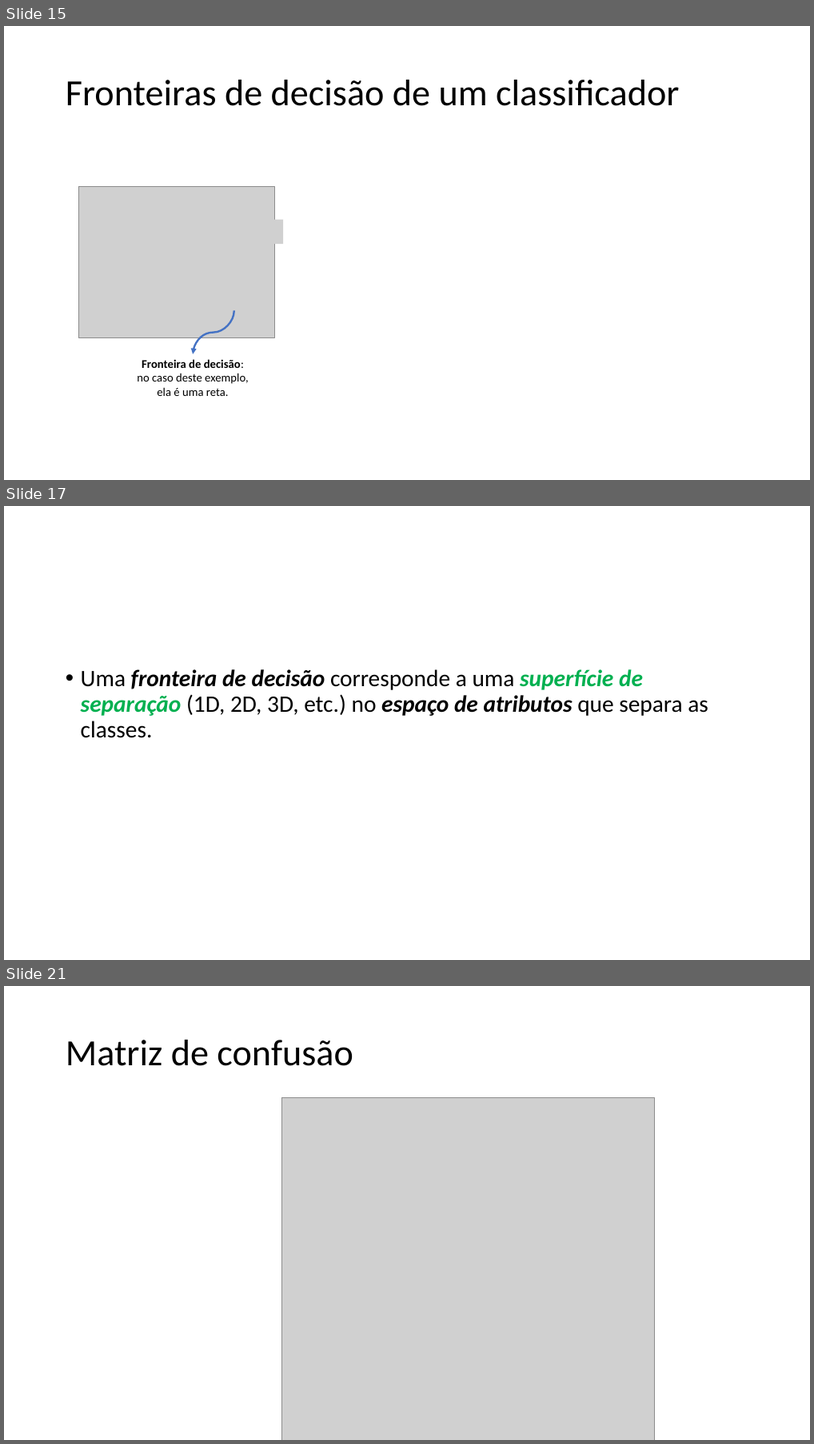
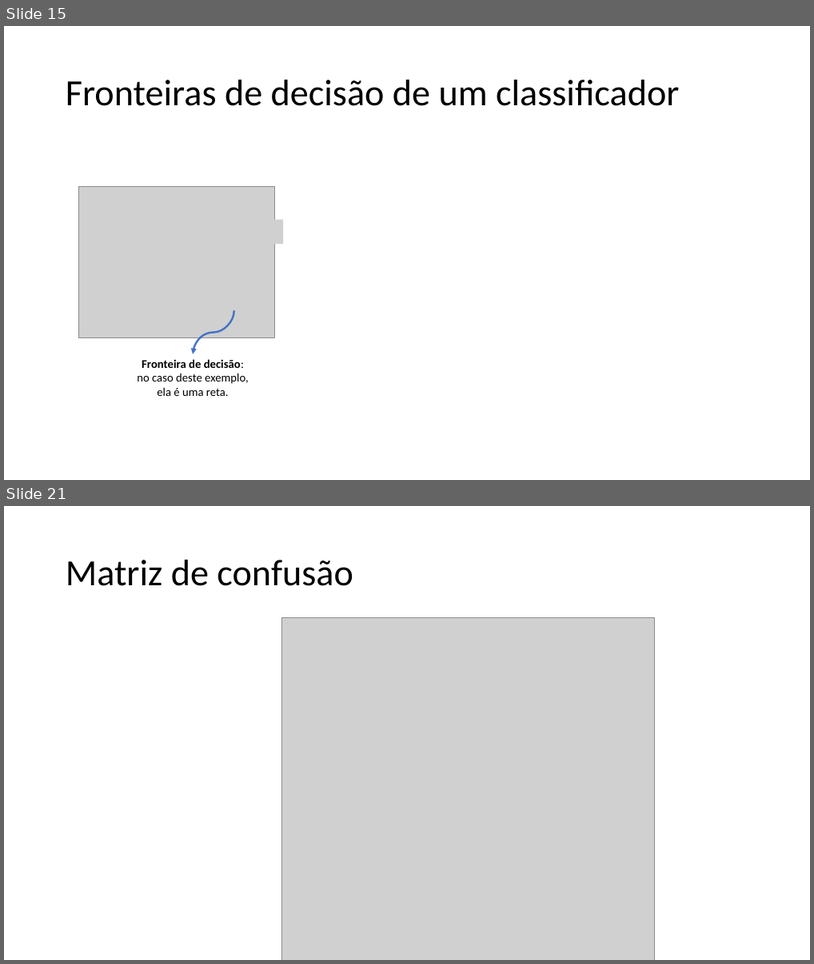
Before and after one commit to zz4fap/c24_inteligencia_artificial, a slide deck: slides/C24_Classificação.pptx. Shown one above the other, each under a label of ours: slides 15, 17 and 21 before the commit, slides 15 and 21 after it; the slides between them are not shown. The pictures are 814x1444 and 814x964 pixels, drawn with LibreOffice and Linux fonts; fonts in the diff are those of the drawing; grey boxes stand for pictures. Boxes give left, top, right and bottom in pixels: in the first picture for what was removed or moved away, otherwise in the second. Text is boxed around its words. In the diff, an @@ line names an element or a change of style, - is before the commit and + after.

```diff
--- a/slides/C24_Classificação.pptx
+++ b/slides/C24_Classificação.pptx
@@ slide 17 removed at (x1=4, y1=506, x2=810, y2=960), background #FFFFFF @@
@@ text removed at (x1=81, y1=669, x2=709, y2=738) @@
-• Uma fronteira de decisão corresponde a uma superfície de separação (1D, 2D, 3D, etc.) no espaço de atributos que separa as classes.
```
Also in this commit, not shown: 2 slides changed, 3 slides added, 2 other slides removed.
